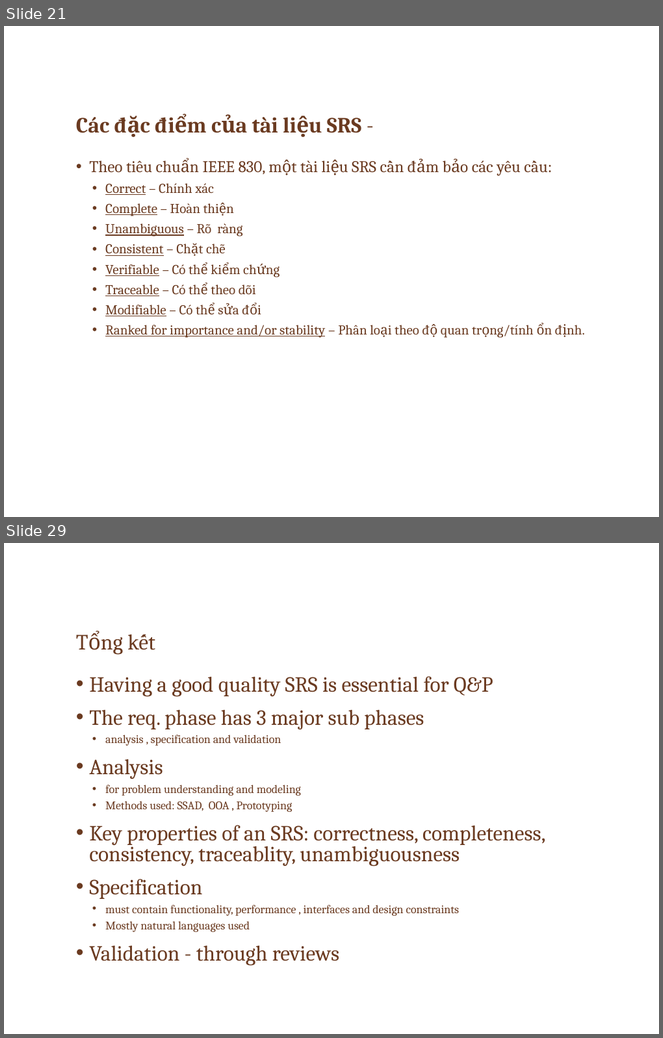
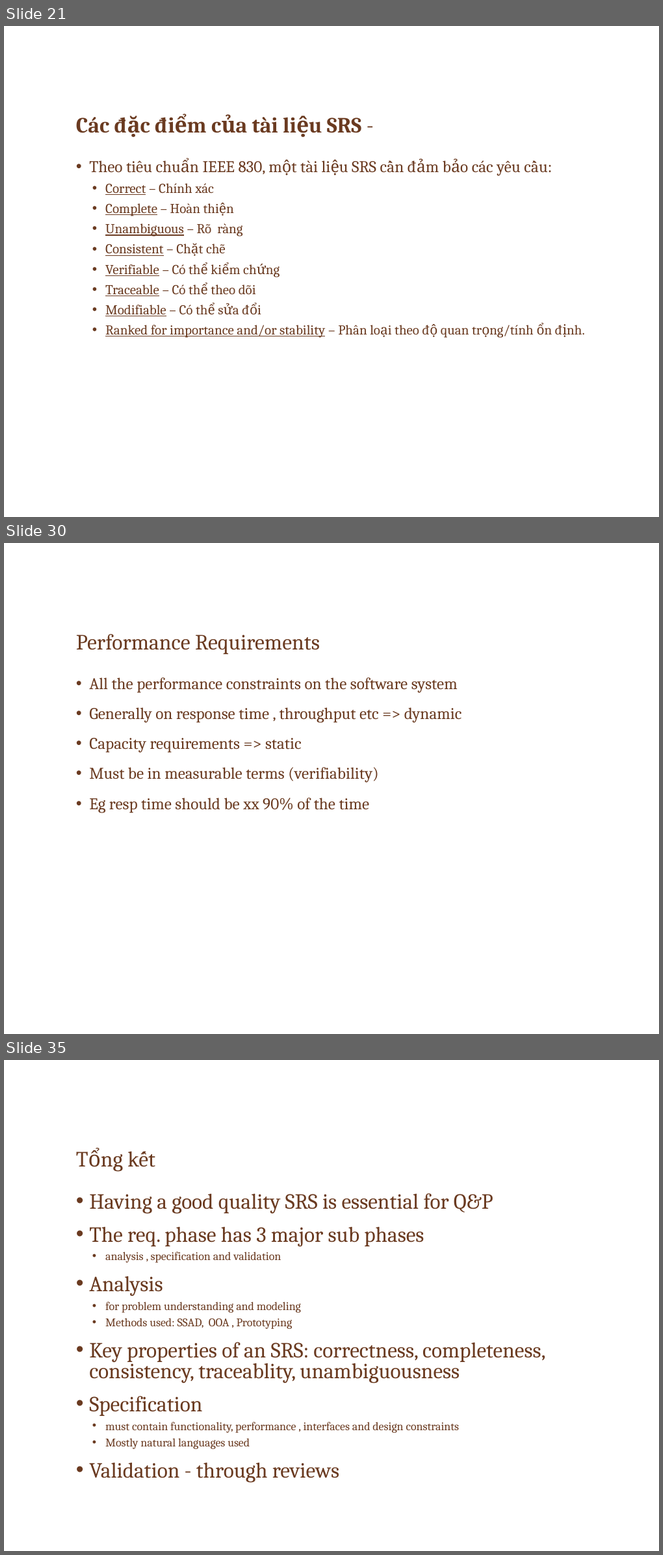
Before and after one commit to ChrisJamison/seminar_cnpm, a slide deck: Seminar/Software Requirement.pptx. Shown one above the other, each under a label of ours: slides 21 and 29 before the commit, slides 21, 30 and 35 after it; the slides between them are not shown. The pictures are 663x1038 and 663x1555 pixels, drawn with LibreOffice and Linux fonts; fonts in the diff are those of the drawing; background and template pictures are left out. Boxes give left, top, right and bottom in pixels: in the first picture for what was removed or moved away, otherwise in the second. Text is boxed around its words. In the diff, an @@ line names an element or a change of style, - is before the commit and + after.

```diff
--- a/Seminar/Software Requirement.pptx
+++ b/Seminar/Software Requirement.pptx
@@ slide 30 added at (4,543,659,1034), background picture (left out) @@
@@ title added at (76,634,320,654), 24 pt, text #6A3A20 @@
+Performance Requirements
@@ text added at (89,678,462,813), 18 pt, text #6A3A20 @@
+• All the performance constraints on the software system
+• Generally on response time , throughput etc => dynamic
+• Capacity requirements => static
+• Must be in measurable terms (verifiability)
+• Eg resp time should be xx 90% of the time
@@ what was slide 29 is now slide 35 @@
```
Also in this commit, not shown: 5 slides changed, 7 other slides added, 2 slides removed.
